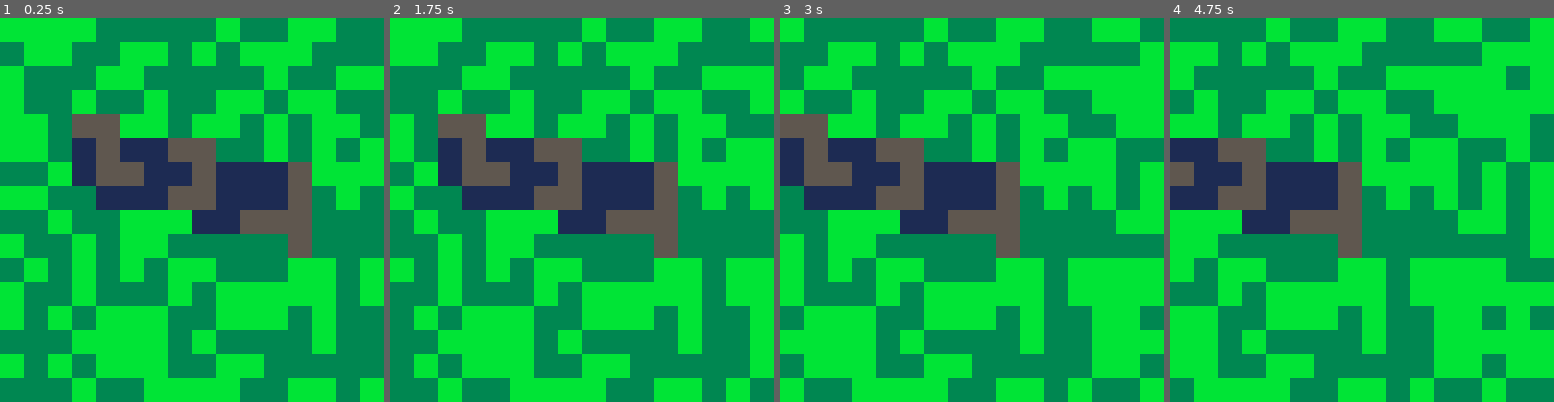
Above: before the commit, frames 1-4 (left to right).
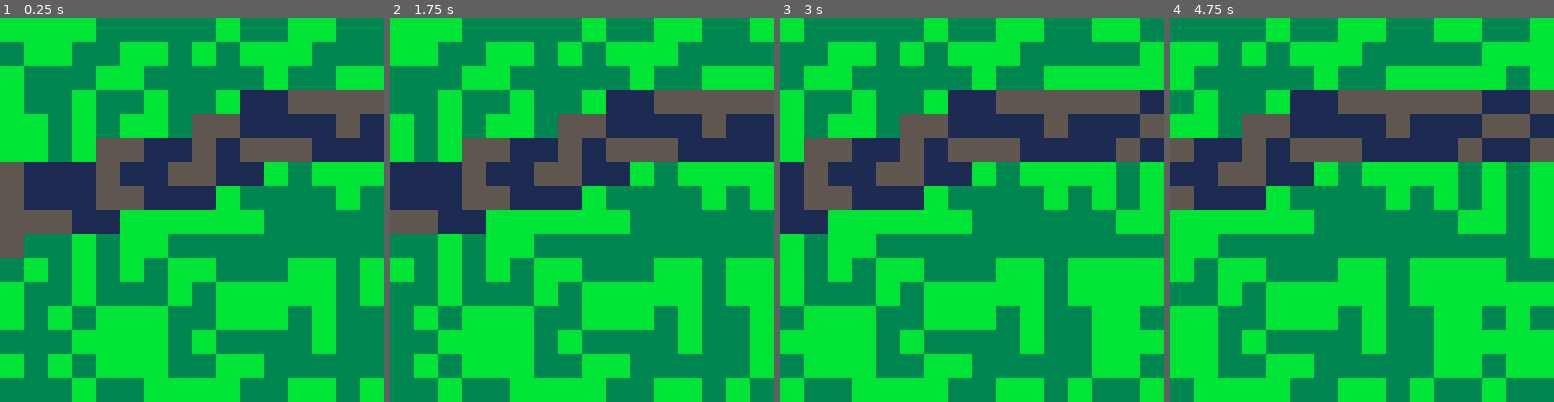
Above: after the commit, the same moments.

Repository: schoblaska/pico-8
Game: PICO-8 cartridge src/drawaroad.p8
Two runs of this game, one before a commit and one after it. Both use one fixed random seed, a clock stepped at 60 frames per second and the inputs below.
Inputs:
- Up to frame 1 (0.25 s): no input
- Up to frame 2 (1.75 s): hold Right from 1.6 s (still down)
- Up to frame 3 (3 s): release Right at 2.1 s; hold Right from 2.47 s (still down)
- Up to frame 4 (4.75 s): release Right at 3.03 s; hold Left 3.08-3.58 s; hold Right 4.02-4.68 s

The runs differ from the first frame. In frame 1, 22% of the frame differs, in the area x 0-100%, y 18-63%; in frame 2, 22%; in frame 3, 22%; in frame 4, 21%.

Commit message:
draw full-length road

Diff:
--- a/src/drawaroad.p8
+++ b/src/drawaroad.p8
@@ -17,7 +17,7 @@
     end
   end
 
-  draw_a_road(12, 0, 8, -1)
+  draw_a_road(0, 0, 128, 1)
 end
 
 function _update()
